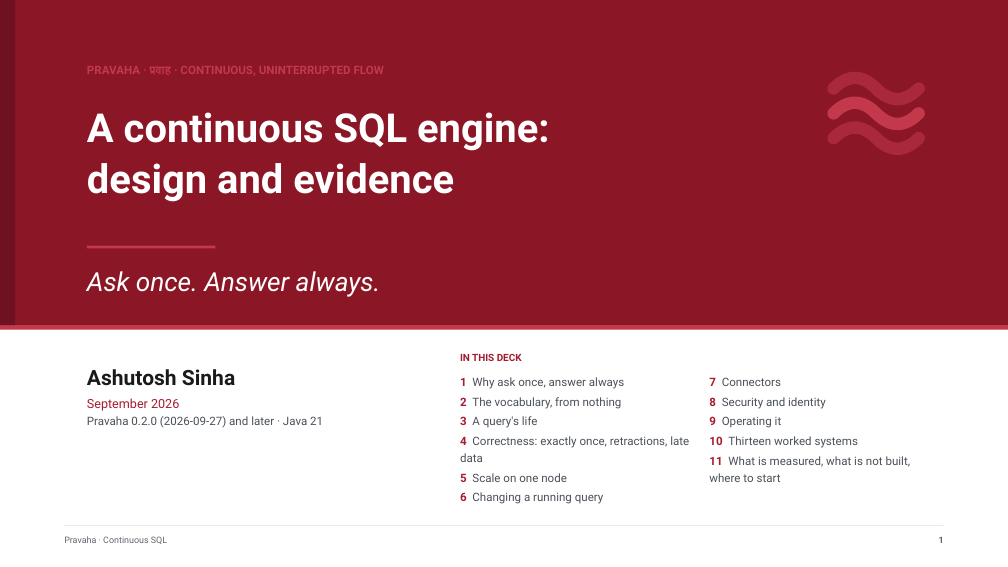
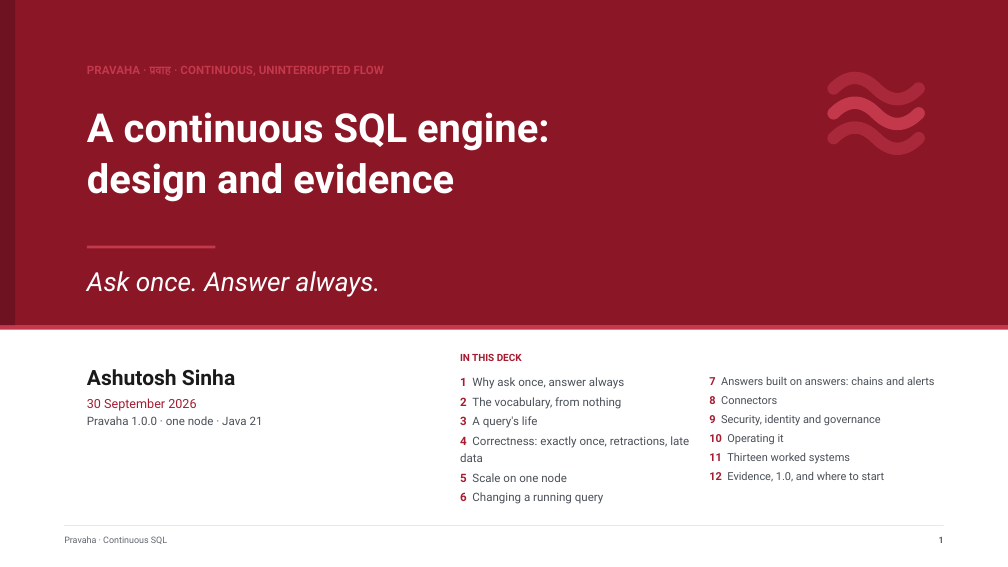
Before and after one commit to ajsinha/pravaha, a slide deck: slide 1 of docs/Pravaha-Continuous-SQL-Engine-Design-and-Evidence.pptx. Drawn at 1008x567 pixels with LibreOffice and Linux fonts; fonts in the diff are those of the drawing. Boxes give left, top, right and bottom in pixels: in the first picture for what was removed or moved away, otherwise in the second. Text is boxed around its words. In the diff, an @@ line names an element or a change of style, - is before the commit and + after.

```diff
--- a/docs/Pravaha-Continuous-SQL-Engine-Design-and-Evidence.pptx
+++ b/docs/Pravaha-Continuous-SQL-Engine-Design-and-Evidence.pptx
@@ text at (709, 377, 935, 482): text changed; size 11 to 10.5 pt @@
-7 Connectors
-8 Security and identity
-9 Operating it
-10 Thirteen worked systems
-11 What is measured, what is not built, where to start
+7 Answers built on answers: chains and alerts
+8 Connectors
+9 Security, identity and governance
+10 Operating it
+11 Thirteen worked systems
+12 Evidence, 1.0, and where to start
@@ text at (87, 398, 263, 425): text changed @@
-September 2026
-Pravaha 0.2.0 (2026-09-27) and later · Java 21
+30 September 2026
+Pravaha 1.0.0 · one node · Java 21
```
Also in this commit, not shown: 68 other slides changed, 16 slides added, 7 other files.
